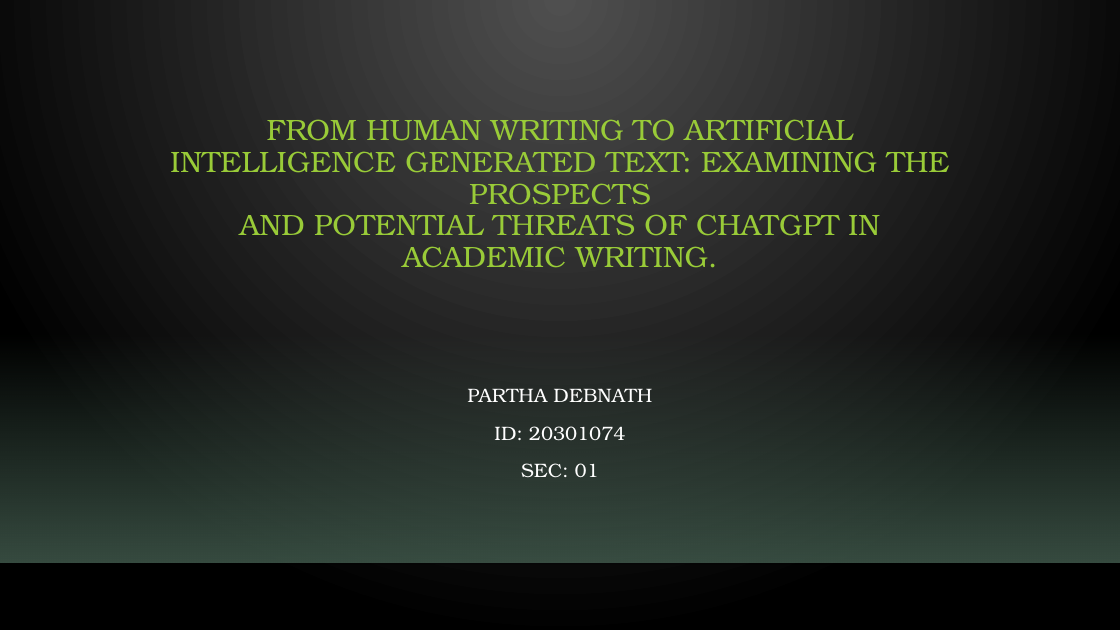
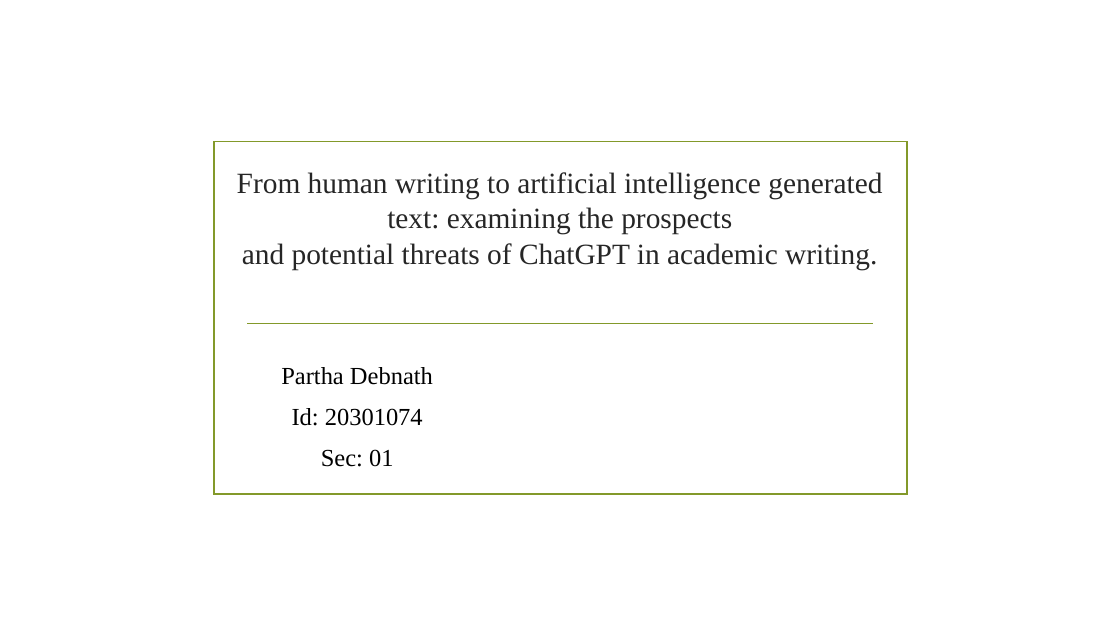
Before and after one commit to Demiarge/CSE431_BRACU, a slide deck: slide 1 of Submission2/Task_2_Presentation.pptx. Drawn at 1120x630 pixels with LibreOffice and Linux fonts; fonts in the diff are those of the drawing; background and template pictures are left out. Boxes give left, top, right and bottom in pixels: in the first picture for what was removed or moved away, otherwise in the second. Text is boxed around its words. In the diff, an @@ line names an element or a change of style, - is before the commit and + after.

Commit message:
t2

```diff
--- a/Submission2/Task_2_Presentation.pptx
+++ b/Submission2/Task_2_Presentation.pptx
@@ background gradient #505050 to #000000 to picture (left out) @@
@@ rectangle added at <box>214,142,907,494</box>, outline #83992A 1.25 pt @@
@@ title at <box>237,172,882,270</box>: text changed; font TeX Gyre Bonum to Times New Roman; text colour #99CB38 to #262626 @@
-FROM HUMAN WRITING TO ARTIFICIAL INTELLIGENCE GENERATED TEXT: EXAMINING THE PROSPECTS
-AND POTENTIAL THREATS OF CHATGPT IN ACADEMIC WRITING.
+From human writing to artificial intelligence generated text: examining the prospects
+and potential threats of ChatGPT in academic writing.
@@ line added from (247, 323) to (874, 323), #83992A 1.25 pt @@
@@ rectangle removed at <box>0,333,1120,563</box> @@
@@ subtitle at <box>281,367,433,467</box>: text changed; size 16.6 to 21 pt; font TeX Gyre Bonum to Times New Roman; text colour #FFFFFF to #000000 @@
-PARTHA DEBNATH
-ID: 20301074
-SEC: 01
+Partha Debnath
+Id: 20301074
+Sec: 01
@@ line removed from (0, 564) to (1120, 564) @@
```
Also in this commit, not shown: 1 other slide changed, 7 slides added, 7 slides removed.
